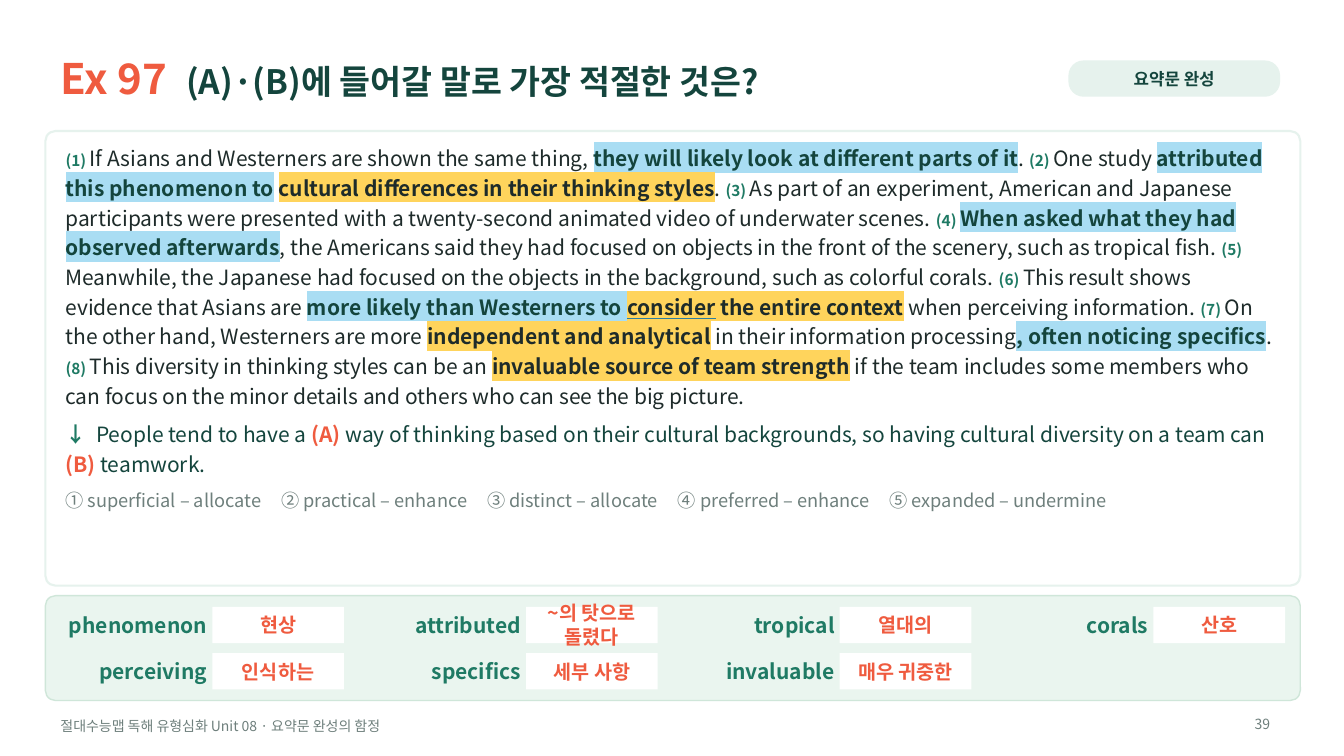
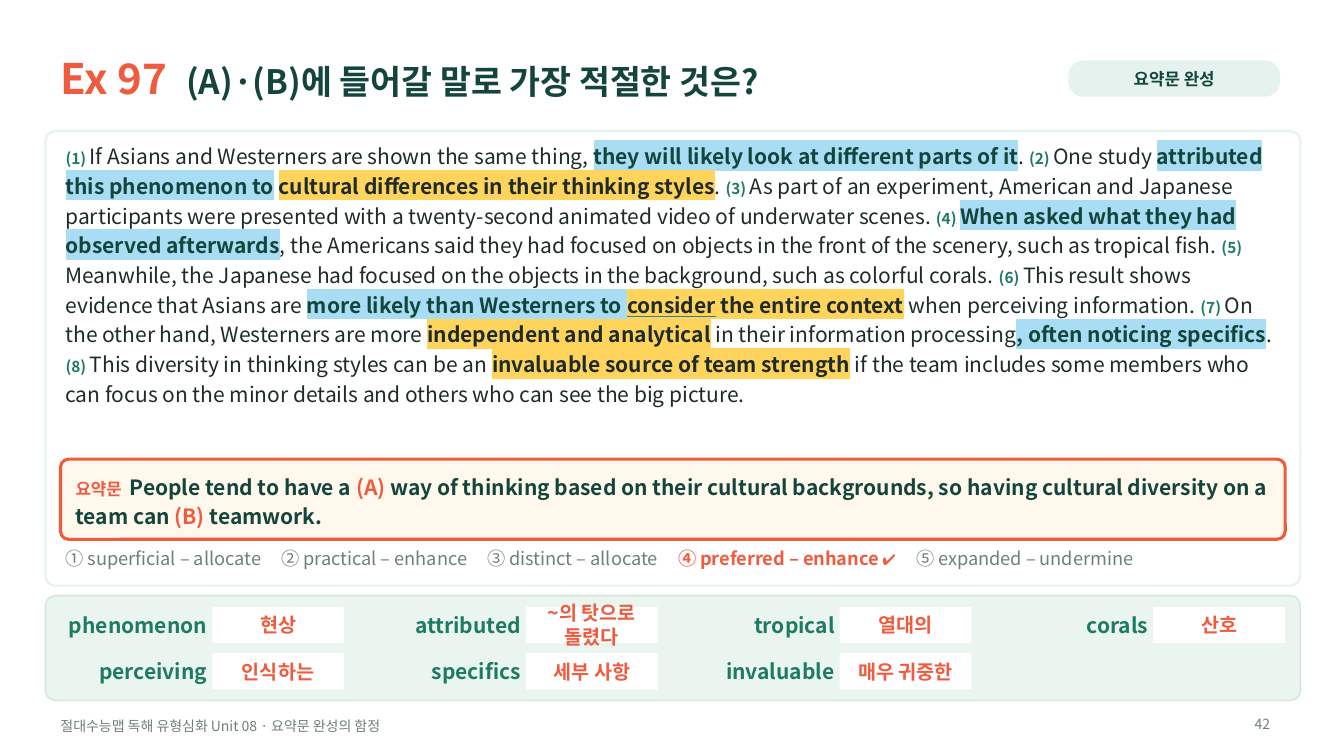
Before and after one commit to HUFSDavid/HUFSDavid, a slide deck: slide 42 of 절대수능맵_독해유형심화_Unit08_수업PPT.pptx (slide 39 before the commit). Drawn at 1344x756 pixels with LibreOffice and Linux fonts; fonts in the diff are those of the drawing. Boxes give left, top, right and bottom in pixels: in the first picture for what was removed or moved away, otherwise in the second. Text is boxed around its words. In the diff, an @@ line names an element or a change of style, - is before the commit and + after.

```diff
--- a/절대수능맵_독해유형심화_Unit08_수업PPT.pptx
+++ b/절대수능맵_독해유형심화_Unit08_수업PPT.pptx
@@ text at <box>66,424,1265,511</box>: paragraphs removed @@
-↓ People tend to have a (A) way of thinking based on their cultural backgrounds, so having cultural diversity on a team can (B) teamwork.
-① superficial – allocate ② practical – enhance ③ distinct – allocate ④ preferred – enhance ⑤ expanded – undermine
@@ rounded rectangle added at <box>60,460,1286,540</box>, fill #FFF8EC, outline #EF5B3F 2.25 pt @@
@@ text added at <box>76,477,1267,528</box>, 15 pt, text #14453D, bold @@
+요약문 People tend to have a (A) way of thinking based on their cultural backgrounds, so having cultural diversity on a team can (B) teamwork.
@@ text added at <box>66,549,1133,569</box>, 13 pt, text #6E7F7C @@
+① superficial – allocate ② practical – enhance ③ distinct – allocate ④ preferred – enhance ✔ ⑤ expanded – undermine
@@ page number at <box>1255,718,1271,729</box>: text changed @@
-39
+42
```
Also in this commit, not shown: 13 other slides changed, 5 slides added, 2 slides removed, 5 other files.
